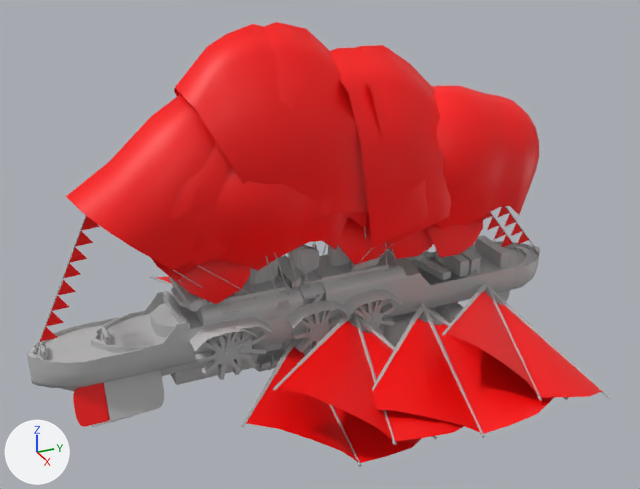
Two versions of the FBX model Skyrates/Assets/Resources/Meshes/Ship/ship_merchant_sloop.fbx, one commit apart.
Both versions are drawn from a 50 mm camera at (32.4, -15.0, 19.1) aimed at (0.7, -0.8, 3.3). Arrows for +X, +Y and +Z are at lower left; the lights stay in place. Where no turn or scale is listed for an object, it has been applied to the vertices.

The scene before the commit, as lines of its bpy script (objects in view):
```python
ob_cargo = bpy.data.objects.new('cargo', me_mesh_002)
ob_cargo.location = (-0.08, 6.98, 0.77)
ob_cargo_ship = bpy.data.objects.new('cargo_ship', me_mesh)
ob_cargo_ship.location = (0.04, -0.84, 4.7)
ob_merchant_2 = bpy.data.objects.new('merchant_2', me_mesh_006)
ob_merchant_2.location = (0.03, 0.0, 1.1)
ob_merchant_ship_4 = bpy.data.objects.new('merchant_ship_4', me_mesh_005)
ob_merchant_ship_4.location = (0.0, 0.0, 0.0)
ob_rudders = bpy.data.objects.new('rudders', me_mesh_001)
ob_rudders.location = (0.03, -1.21, -1.67)
ob_schooner = bpy.data.objects.new('Schooner', me_mesh_004)
ob_schooner.location = (0.1, 0.93, 3.31)
# also in view: 'wings' at (0.1, -2.2, -2.2); 'sails' at (0.0, -0.3, 5.6)
```
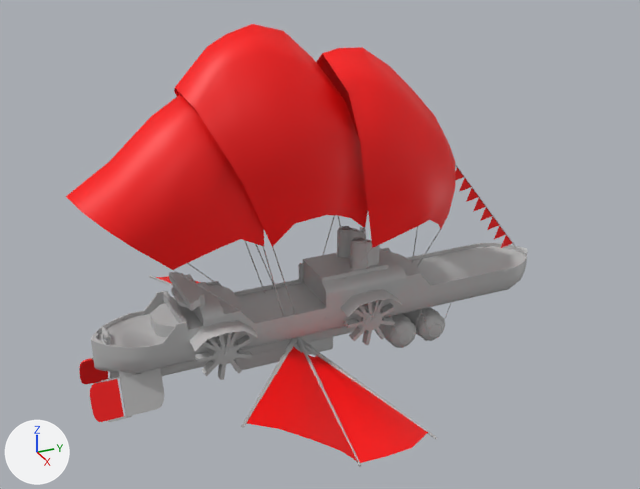
The newer file is also rescaled (x4.419), turned or shifted as a whole; pictures and numbers use the older file's frame.

Diff of the bpy script that builds the scene:
```diff
--- a/Skyrates/Assets/Resources/Meshes/Ship/ship_merchant_sloop.fbx.py
+++ b/Skyrates/Assets/Resources/Meshes/Ship/ship_merchant_sloop.fbx.py
@@ ob_cargo_ship @@
-ob_cargo_ship = bpy.data.objects.new('cargo_ship', me_mesh)
-ob_cargo_ship.location = (0.04, -0.84, 4.7)
@@ ob_cargo @@
-ob_cargo = bpy.data.objects.new('cargo', me_mesh_002)
-ob_cargo.location = (-0.08, 6.98, 0.77)
@@ ob_schooner @@
-ob_schooner = bpy.data.objects.new('Schooner', me_mesh_004)
-ob_schooner.location = (0.1, 0.93, 3.31)
@@ ob_merchant_ship_4 @@
-ob_merchant_ship_4 = bpy.data.objects.new('merchant_ship_4', me_mesh_005)
-ob_merchant_ship_4.location = (0.0, 0.0, 0.0)
@@ ob_rudders @@
-ob_rudders = bpy.data.objects.new('rudders', me_mesh_001)
-ob_rudders.location = (0.03, -1.21, -1.67)
```

Boxes (x1, y1, x2, y2) around the edits, measured in the pictures (640 x 489 px):
'cargo_ship', deleted: before (27, 22, 611, 445)
    faces in mat_lambert2 (red #ff0000): (40, 22, 602, 441)
    faces in mat_lambert7 (grey #bcbcbc): (27, 241, 540, 421)
    faces in mat_lambert1 (grey #bcbcbc): (35, 207, 611, 445)
'Schooner', deleted (red): before (169, 86, 568, 438)
    faces in mat_lambert2 (red #ff0000): (169, 86, 554, 434)
    faces in mat_lambert1 (grey #bcbcbc): (179, 215, 568, 438)
'merchant_ship_4', deleted (red): before (152, 214, 483, 372)
    faces in mat_lambert8 (red #ff0000): (152, 214, 483, 304)
    faces in mat_lambert7 (grey #bcbcbc): (217, 252, 476, 372)
'cargo', deleted: before (413, 235, 510, 280)
'rudders', deleted (red): before (73, 383, 116, 427)
    faces in mat_lambert8 (red #ff0000): (73, 383, 108, 427)
